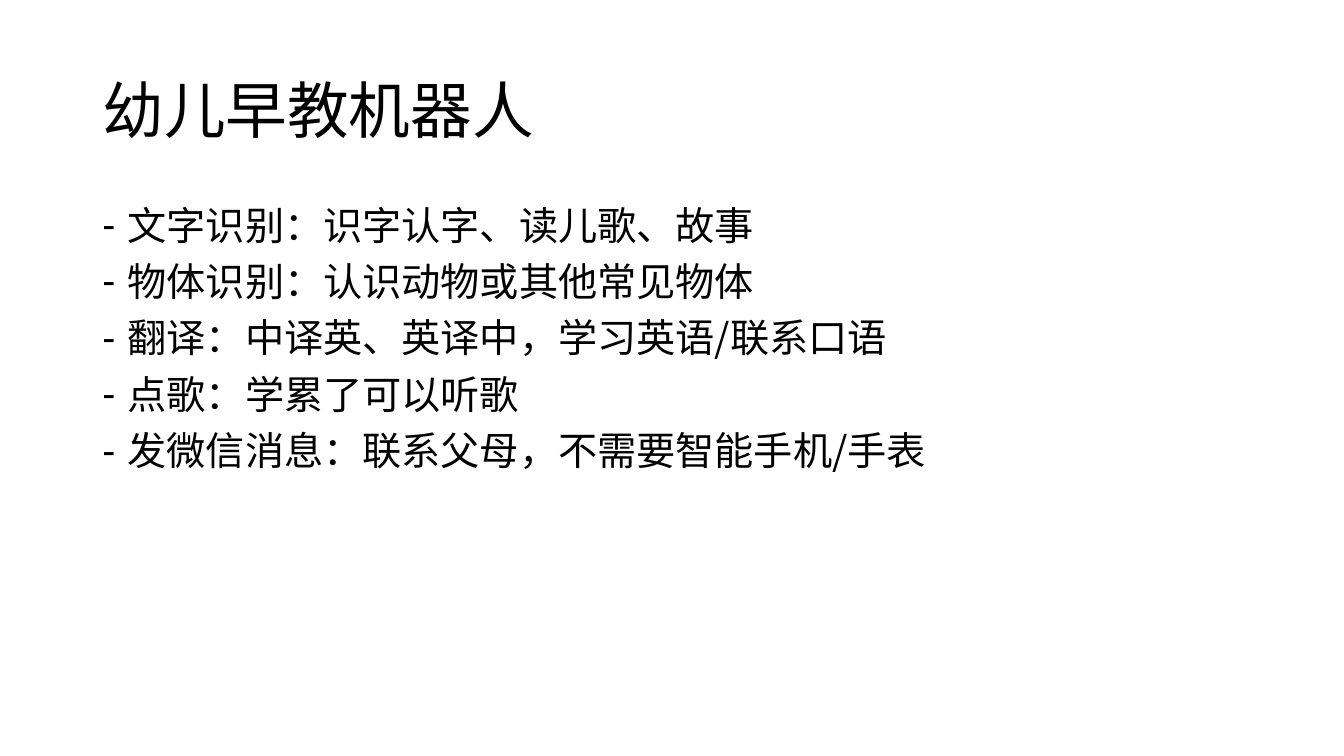
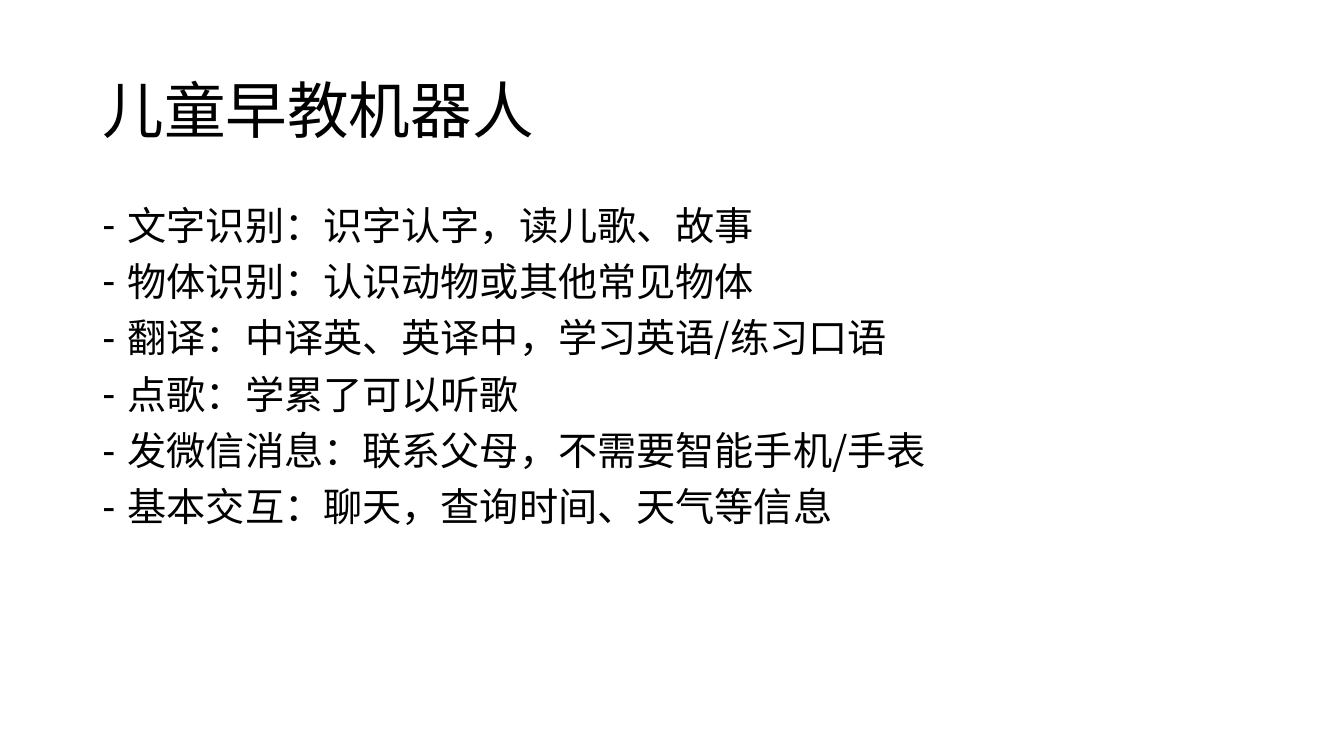
Before and after one commit to Szy0127/AIRobot, a slide deck: slide 1 of 交互模式.pptx (slide 2 before the commit). Drawn at 1344x756 pixels with LibreOffice and Linux fonts; fonts in the diff are those of the drawing. Boxes give left, top, right and bottom in pixels: in the first picture for what was removed or moved away, otherwise in the second. Text is boxed around its words. In the diff, an @@ line names an element or a change of style, - is before the commit and + after.

```diff
--- a/交互模式.pptx
+++ b/交互模式.pptx
@@ title at (x1=102, y1=80, x2=533, y2=138): text changed @@
-幼儿早教机器人
+儿童早教机器人
@@ text at (x1=128, y1=207, x2=754, y2=244): text changed @@
-– 文字识别：识字认字、读儿歌、故事
+– 文字识别：识字认字，读儿歌、故事
@@ text at (x1=128, y1=319, x2=887, y2=359): text changed @@
-– 翻译：中译英、英译中，学习英语/联系口语
+– 翻译：中译英、英译中，学习英语/练习口语
@@ text at (x1=128, y1=487, x2=833, y2=525): paragraph added @@
+– 基本交互：聊天，查询时间、天气等信息
```
Also in this commit, not shown: 1 other slide changed, 1 other file.
